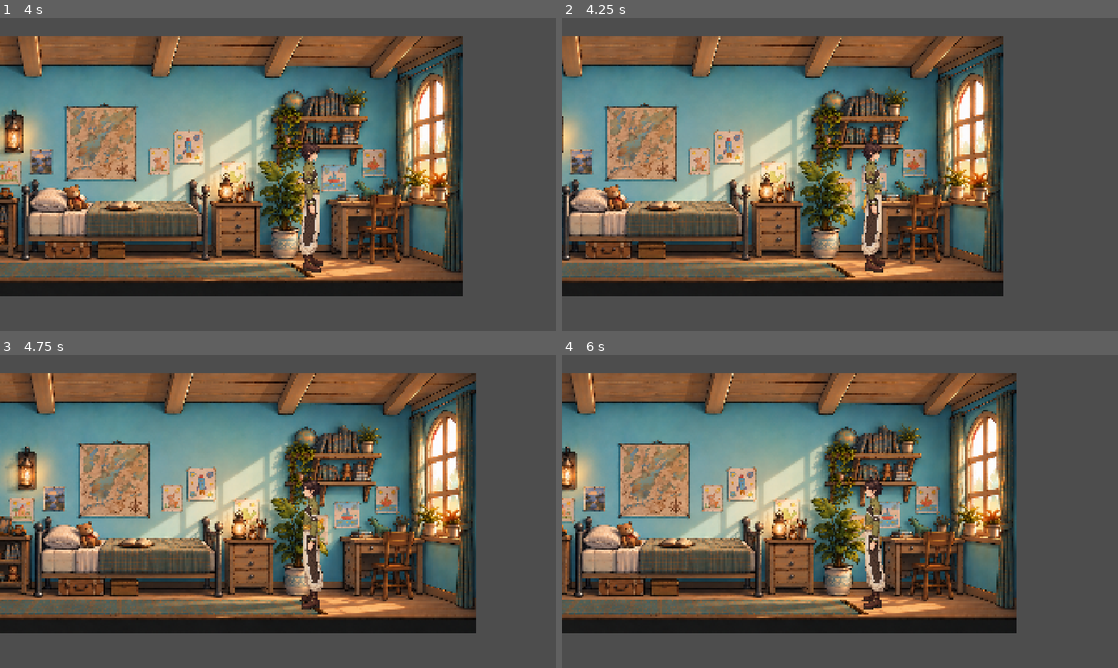
Above: before the commit, frames 1-4 (two rows, left to right).
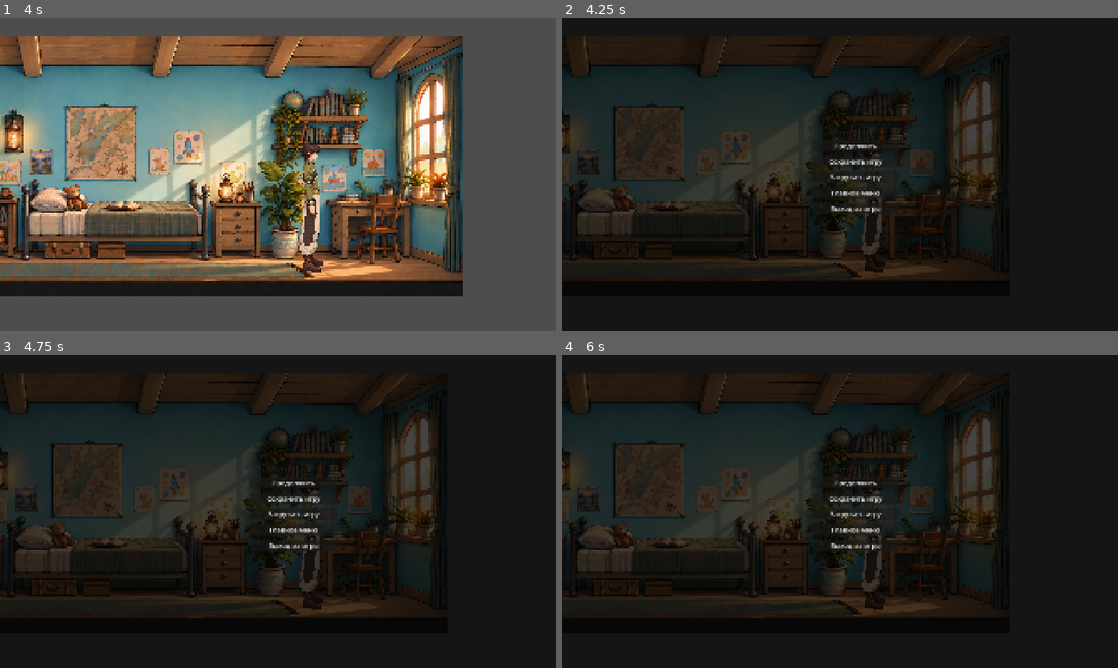
Above: after the commit, the same moments.

Repository: Alona674/WhoAmI
Game: Godot game, scene res://scenes/rooms/bedroom.tscn
Same seed, same stepped clock (60 frames per second), same inputs: the game is played once before the commit and once after it. This scene is started directly instead of the project's main scene.
Inputs:
- Up to frame 1 (4 s): tap Enter (ui_accept) at 0.5, 0.77, 1.52, 3.02, 3.77 s; hold E (interact) 0.53-1.28 s; hold D (move_right) 0.53-2.03 s; tap E (interact) at 1.35, 2.85 s; hold A (move_left) 2.03-2.78 s; hold E (interact) 2.03-2.78 s; hold D (move_right) from 2.78 s (still down); hold E (interact) from 3.53 s (still down)
- Up to frame 2 (4.25 s): keep holding D (move_right); keep holding E (interact); tap Escape (ui_cancel) at 4.15 s
- Up to frame 3 (4.75 s): release D (move_right) at 4.28 s; release E (interact) at 4.28 s; hold A (move_left) from 4.28 s (still down); tap E (interact) at 4.35 s; tap Enter (ui_accept) at 4.52 s
- Up to frame 4 (6 s): release A (move_left) at 5.03 s; hold D (move_right) 5.03-5.78 s; hold E (interact) 5.03-5.78 s; hold A (move_left) from 5.78 s (still down); tap E (interact) at 5.85 s

Frame 1 is identical in both runs. In frame 2, 93% of the frame differs, in the area x 0-100%, y 0-100%; in frame 3, 92%; in frame 4, 93%.

Commit message:
новые строчки в bedroom.gd

Diff:
--- a/scripts/core/bedroom.gd
+++ b/scripts/core/bedroom.gd
@@ -134,3 +134,22 @@
 		"Светик",
 		"Доброе утро, Михаил."
 	)
+
+func _unhandled_input(event: InputEvent) -> void:
+	if event.is_action_pressed("ui_cancel") and not event.is_echo():
+		var pause_menu = get_node_or_null("UILayer/PauseMenu")
+		if pause_menu == null:
+			return
+
+		pause_menu.visible = not pause_menu.visible
+		get_tree().paused = pause_menu.visible
+
+		get_viewport().set_input_as_handled()
+
+
+func _on_continuebutton_pressed() -> void:
+	get_tree().paused = false
+
+	var pause_menu = get_node_or_null("UILayer/PauseMenu")
+	if pause_menu != null:
+		pause_menu.visible = false
